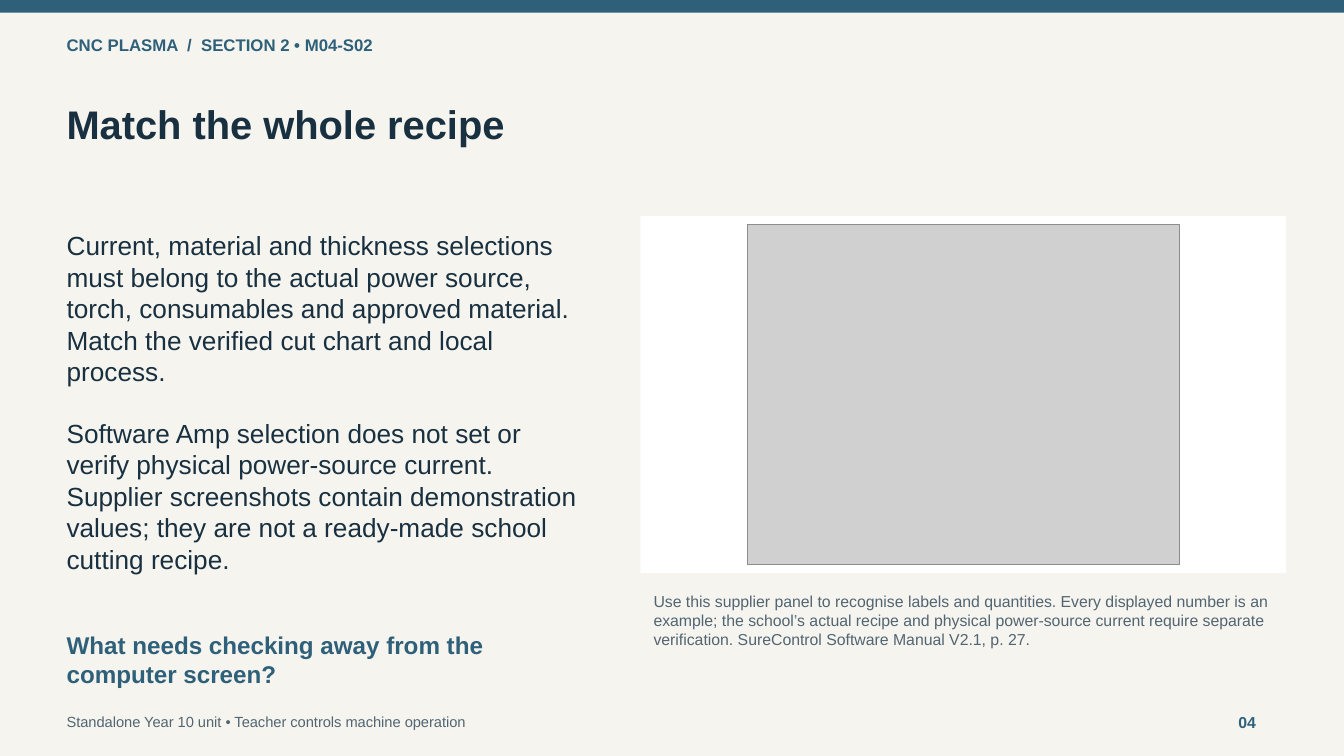
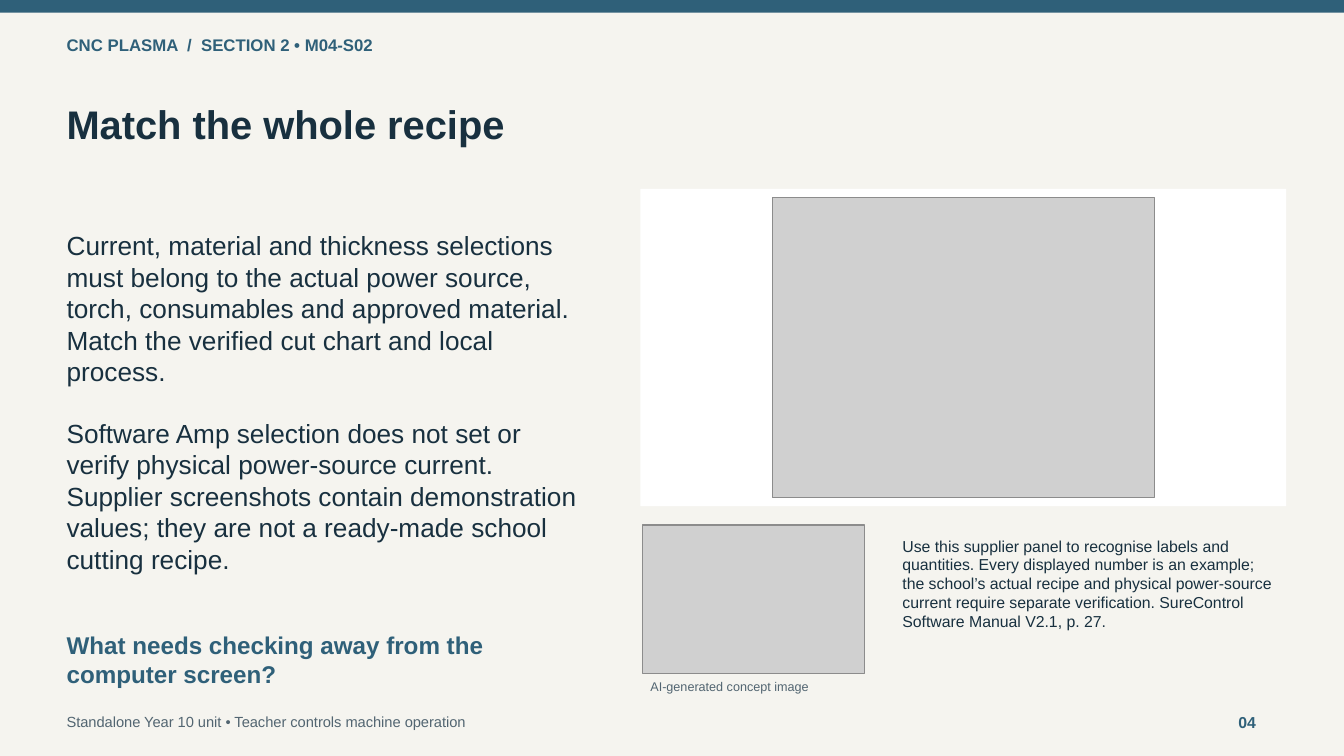
Before and after one commit to stevencowell/Main-Page, a slide deck: slide 4 of CNC-Plasma/assets/downloads/module-04-classroom.pptx. Drawn at 1344x756 pixels with LibreOffice and Linux fonts; fonts in the diff are those of the drawing; grey boxes stand for pictures. Boxes give left, top, right and bottom in pixels: in the first picture for what was removed or moved away, otherwise in the second. Text is boxed around its words. In the diff, an @@ line names an element or a change of style, - is before the commit and + after.

Commit message:
Add slide-specific images to CNC Plasma classroom PowerPoints

```diff
--- a/CNC-Plasma/assets/downloads/module-04-classroom.pptx
+++ b/CNC-Plasma/assets/downloads/module-04-classroom.pptx
@@ rectangle: place and size @@
-rectangle at box(640, 217, 1287, 574)
+rectangle at box(640, 190, 1287, 507)
@@ picture: place and size @@
-picture at box(747, 225, 1180, 566)
+picture at box(772, 198, 1154, 498)
@@ picture added at box(642, 525, 864, 674) @@
@@ text "Use this supplier panel to ...": place and size @@
-text "Use this supplier panel to ..." at box(654, 595, 1268, 648)
+text "Use this supplier panel to ..." at box(902, 540, 1272, 631)
@@ text "Use this supplier panel to ..." at box(902, 540, 1272, 631): text colour #526571 to #18303F @@
@@ text added at box(650, 682, 808, 694), 9 pt, text #526571 @@
+AI-generated concept image
```
Also in this commit, not shown: 7 other slides changed, 4 other files.
